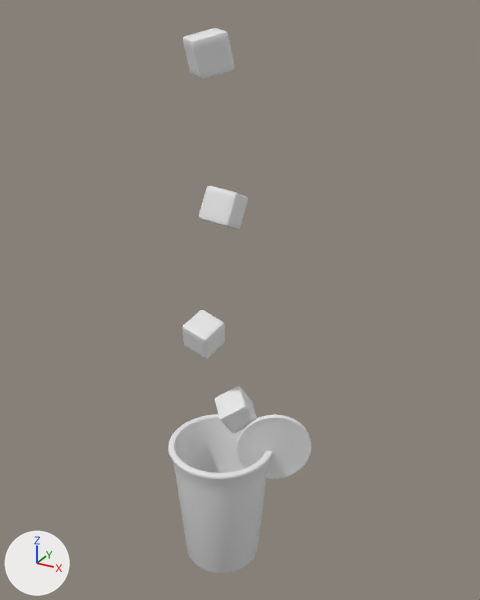
The OBJ model public/assets/drink-baked/blog0003.obj as it was, and as the next commit left it.
Both versions are drawn from a 50 mm lens placed at (7.74, -12.99, 14.58), pointed at (0.38, 0.37, 7.89). Every picture has the same lights, and +X, +Y and +Z are marked at lower left. The picture after the commit comes second. Where no turn or scale is listed for an object, it has been applied to the vertices.
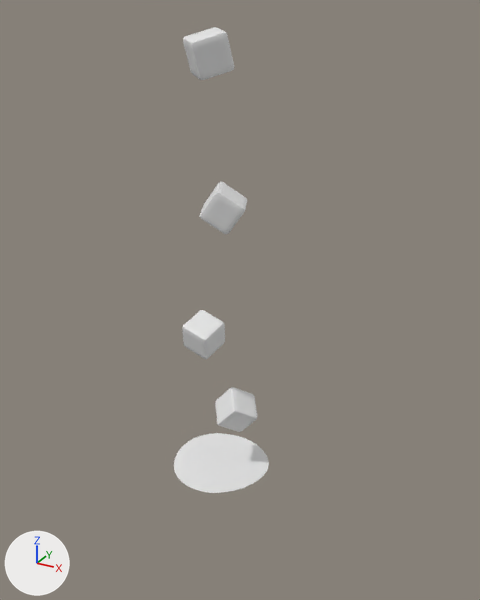
Pixel boxes (x1, y1, x2, y2) of what changed, in the pictures (480 x 600 px; the box of a moved part takes in the faces that stretch with it):
```json
{"object": "Cylinder", "change": "deleted", "before": [168, 414, 272, 573]}
{"object": "Circle.001", "change": "deleted", "before": [236, 414, 311, 479]}
{"object": "Cube.002", "change": "reshaped", "before": [199, 186, 248, 230], "after": [199, 181, 247, 235], "on screen": "22% taller"}
{"object": "Cube", "change": "reshaped", "before": [215, 386, 257, 433], "after": [215, 387, 257, 432]}
{"part": 3, "of": "me_plane", "change": "moved or reshaped", "after": [174, 433, 269, 493], "on screen": "not visible before"}
```

Scene script edits in JSON lines:
```json
{"block": "me_cube", "where": "# used by ob_cube; location = (0.0, 0.0, 0.0)"}
{"op": "remove", "block": "me_cube", "code": "me_cube.from_pydata(...)  # 386 vertices, 384 faces; spans x -0.254..0.944, y -0.404..0.855, z 4.152..5.33"}
{"op": "add", "block": "me_cube", "code": "me_cube.from_pydata(...)  # 386 vertices, 384 faces; spans x -0.294..0.984, y -0.331..0.782, z 4.12..5.362"}
{"block": "me_cube", "change": "me_cube part 1: the whole mesh is multiplied about its middle by the matrix ((-0.935, -0.046, 0.353), (0.35, 0.054, 0.935), (-0.062, 0.997, -0.035))"}
{"block": "me_cube_002", "where": "# used by ob_cube_002; location = (0.0, 0.0, 0.0)"}
{"op": "remove", "block": "me_cube_002", "code": "me_cube_002.from_pydata(...)  # 386 vertices, 384 faces; spans x -0.324..0.586, y -0.46..0.554, z 9.776..10.844"}
{"op": "add", "block": "me_cube_002", "code": "me_cube_002.from_pydata(...)  # 386 vertices, 384 faces; spans x -0.493..0.755, y -0.498..0.592, z 9.755..10.865"}
{"block": "me_cube_002", "change": "me_cube_002 part 2: the whole mesh is multiplied about its middle by the matrix ((0.405, 0.898, 0.17), (-0.914, 0.389, 0.118), (0.04, -0.203, 0.978))"}
{"block": "me_plane", "where": "# used by ob_plane; location = (0.0, 0.0, 0.0)"}
{"op": "remove", "block": "me_plane", "code": "me_plane.from_pydata(...)  # 252 vertices, 74 faces; spans x -1.31..1.31, y -1.3..1.3, z 3.02..3.13"}
{"op": "add", "block": "me_plane", "code": "me_plane.from_pydata(...)  # 216 vertices, 159 faces; spans x -1.31..1.31, y -1.31..1.31, z 3.02..3.13"}
{"block": "me_plane", "change": "me_plane part 3: 16 vertices moved from x -1.28..1.2, y -1.3..1.3, z 3.04..3.07 to x -1.29..1.21, y -1.31..1.31, z 3.04..3.07; 180 vertices removed from x -1.31..1.31, y -1.3..1.3, z 3.02..3.13; 144 vertices added at x -1.29..1.29, y -1.29..1.29, z 3.02..3.12"}
{"op": "remove", "block": "ob_circle_001", "code": ["ob_circle_001 = bpy.data.objects.new('Circle.001', me_circle_001)", "ob_circle_001.location = (0.0, 0.0, 0.0)"]}
{"op": "remove", "block": "ob_cylinder", "code": ["ob_cylinder = bpy.data.objects.new('Cylinder', me_cylinder)", "ob_cylinder.location = (0.0, 0.0, 0.0)"]}
```
